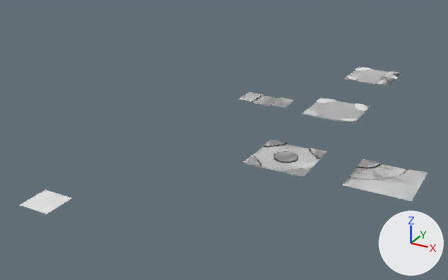
What one commit did to the FBX model Assets/ModularLowpolyStreetsFree/FBX/Roads.fbx.
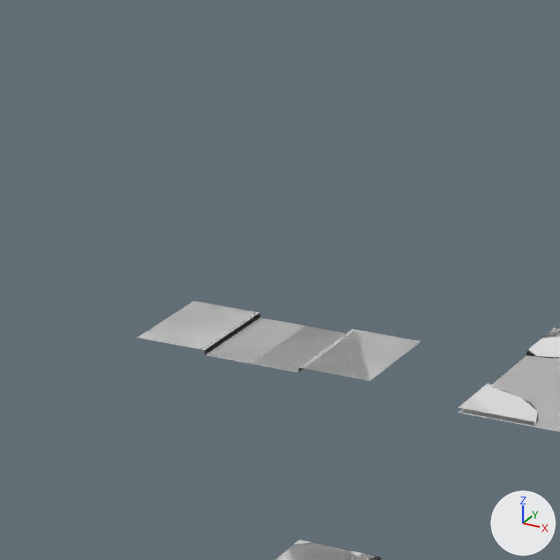
Old and new are each drawn whole from a camera (50 mm lens) standing at (16.8, -32.1, 21.0) and looking at (-7.2, 11.5, -0.7) and again close up on the part from 47% to 72% of the width and 11% to 51% of the height. The axes (+X, +Y, +Z) are drawn at lower right. The lights are the same throughout. Where no turn or scale is listed for an object, it has been applied to the vertices. Vertices at the same position are counted once.

In view in the first close-up: 'Crossroads_1_lines_circ', 'Crossroads_1_lines_walk', 'Crossroads_1_lines_walk_mc', 'Road_1_line', 'Road_1_line_mc'.
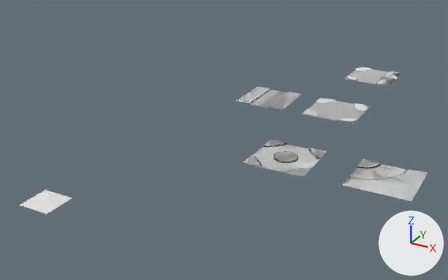
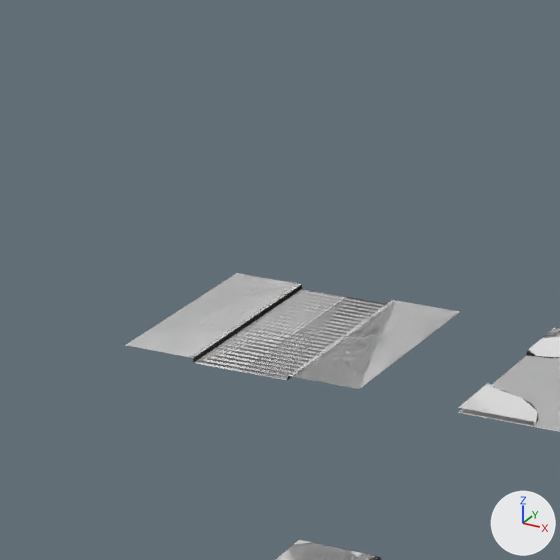
Pixel boxes [x1, y1, x2, y2] of what changed, in the close-ups (560 x 560 px):
'Road_1_line_mc', mesh rescaled, moved (17% wider, 45% taller): before [137, 301, 420, 380]; after [126, 273, 458, 388]
'Road_1_line', mesh rescaled, moved (19% wider, 45% taller): before [141, 302, 421, 381]; after [127, 274, 460, 389]

Edits to the bpy script that builds the scene:
```text
Change me_plane_119:
    where me_plane_119.from_pydata(...)  # 20 vertices, 8 faces; spans x 0.0..5.0, y -2.5..0.0, z -0.1..0.0
    used by ob_road_1_line; location = (-10.0, 22.0, 0.0)
    me_plane_119 part 2: the whole mesh is scaled about the mesh origin by (1, 2, 1)
Change me_plane_214:
    where me_plane_214.from_pydata(...)  # 12 vertices, 5 faces; spans x 0.0..5.0, y -2.5..0.0, z -0.1..0.0
    used by ob_road_1_line_mc; location = (-10.0, 22.0, 0.0)
    me_plane_214 part 1: the whole mesh is scaled about the mesh origin by (1, 2, 1)
Change ob_road_1_line:
    ob_road_1_line.location: (-10.0, 22.0, 0.0) -> (-10.0, 24.0, 0.0)
Change ob_road_1_line_mc:
    ob_road_1_line_mc.location: (-10.0, 22.0, 0.0) -> (-10.0, 24.0, 0.0)
```
